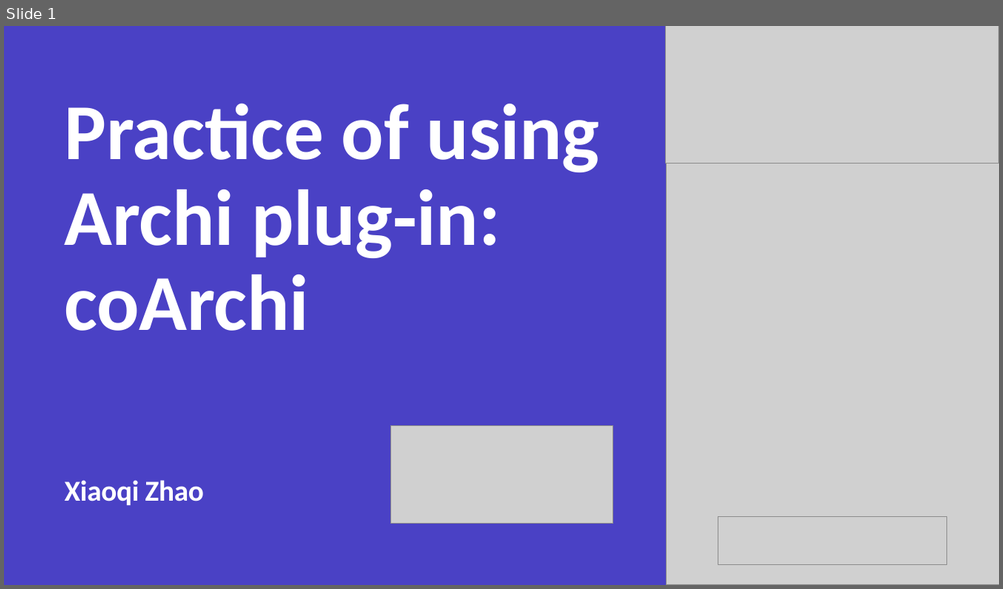
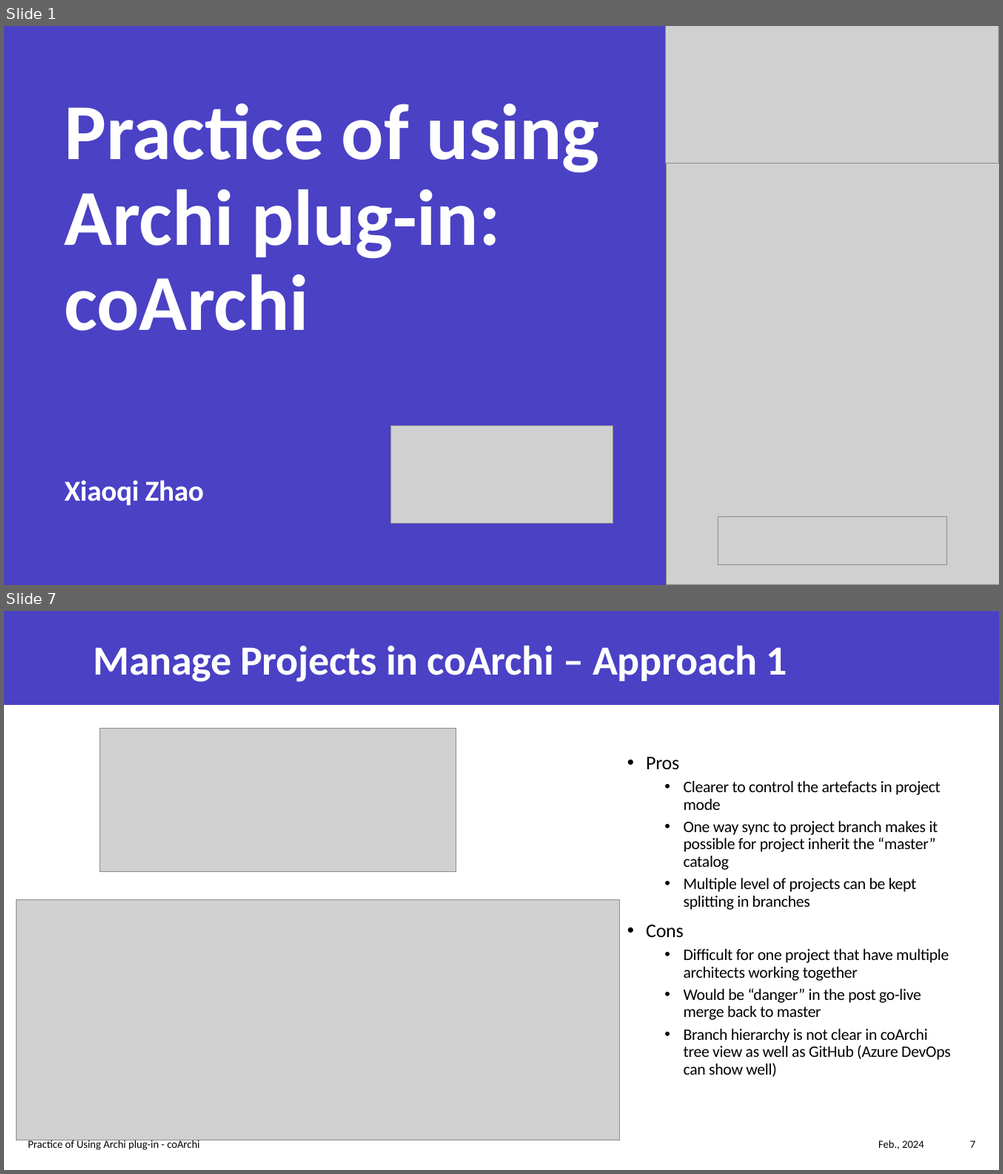
Before and after one commit to yasenstar/EA, a slide deck: architool/Using-coArchi.pptx. Shown one above the other, each under a label of ours: slide 1 before the commit, slides 1 and 7 after it; the slides between them are not shown. The pictures are 1003x589 and 1003x1174 pixels, drawn with LibreOffice and Linux fonts; fonts in the diff are those of the drawing; grey boxes stand for pictures. Boxes give left, top, right and bottom in pixels: in the first picture for what was removed or moved away, otherwise in the second. Text is boxed around its words. In the diff, an @@ line names an element or a change of style, - is before the commit and + after.

```diff
--- a/architool/Using-coArchi.pptx
+++ b/architool/Using-coArchi.pptx
@@ slide 7 added at [4,611,999,1170], background #FFFFFF @@
@@ rectangle added at [4,611,999,705], fill #4A41C5 @@
@@ title added at [94,645,787,682], 40 pt, text #FFFFFF, bold @@
+Manage Projects in coArchi – Approach 1
@@ picture added at [99,728,455,872] @@
@@ text added at [646,757,950,1077], 15.5 pt, text #000000 @@
+• Pros
+  • Clearer to control the artefacts in project mode
+  • One way sync to project branch makes it possible for project inherit the “master” catalog
+  • Multiple level of projects can be kept splitting in branches
+• Cons
+  • Difficult for one project that have multiple architects working together
+  • Would be “danger” in the post go-live merge back to master
+  • Branch hierarchy is not clear in coArchi tree view as well as GitHub (Azure DevOps can show well)
@@ picture added at [17,900,620,1142] @@
@@ text added at [28,1139,199,1150], 10.5 pt, text #000000 @@
+Practice of Using Archi plug-in - coArchi
@@ text added at [878,1140,924,1150], 10.5 pt, text #000000 @@
+Feb., 2024
@@ page number added at [970,1141,975,1148], 10.5 pt, text #000000 @@
+7
```
Also in this commit, not shown: 2 slides changed, 4 other slides added.
